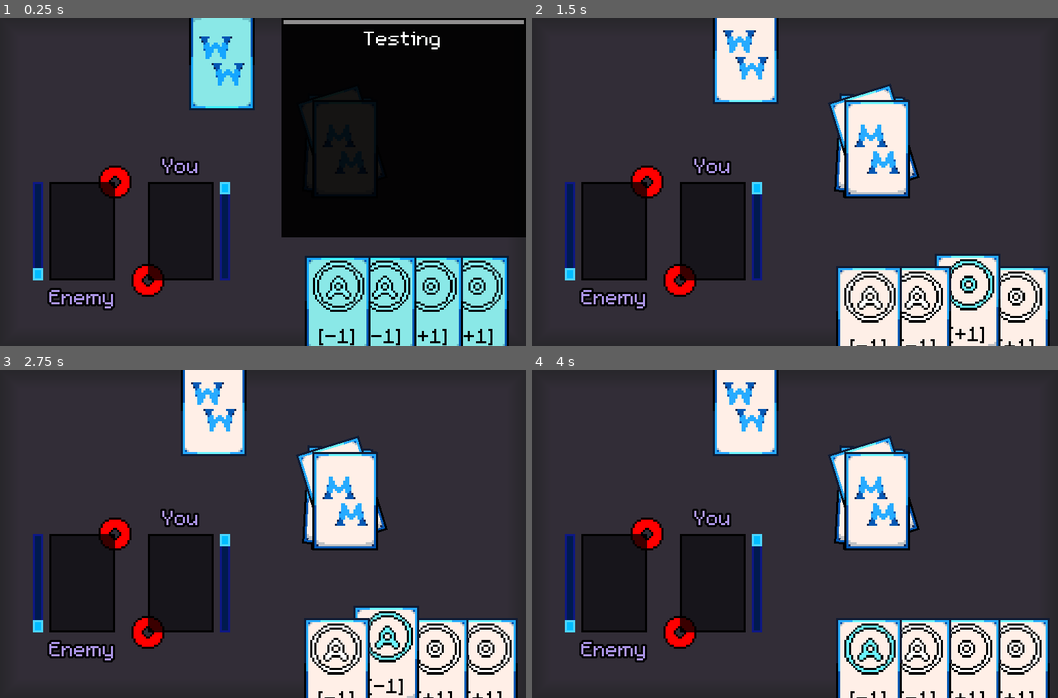
Above: before the commit, frames 1-4 (two rows, left to right).
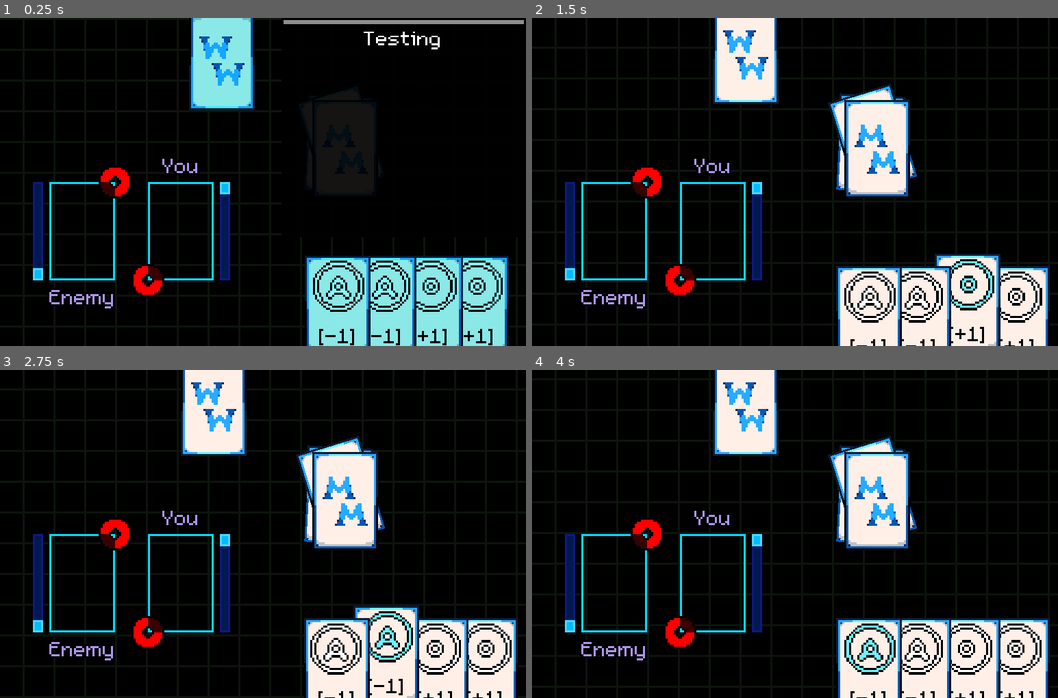
Above: after the commit, the same moments.

Repository: U23RN6M3/Magicae-Manus
Game: Godot game, scene res://Main/Arena.tscn
Two runs of this game, one before a commit and one after it. Both use one fixed random seed, a clock stepped at 60 frames per second and the inputs below. This scene is started directly instead of the project's main scene.
Inputs (mouse positions are in pixels of both pictures, inside the frame that each line leads up to):
- Up to frame 1 (0.25 s): no input
- Up to frame 2 (1.5 s): tap Enter (ui_accept) at 0.5, 0.77, 1.25 s; move the mouse to (1015, 316) at 0.52 s; click (1015, 316) at 0.67 s; move the mouse to (968, 316) at 1.27 s; click (968, 316) at 1.42 s
- Up to frame 3 (2.75 s): tap Enter (ui_accept) at 1.52 s; move the mouse to (383, 668) at 2.02 s; click (383, 668) at 2.17 s
- Up to frame 4 (4 s): move the mouse to (868, 668) at 2.77 s; click (868, 668) at 2.92 s; tap Enter (ui_accept) at 3.02, 3.77 s; move the mouse to (747, 406) at 3.52 s; click (747, 406) at 3.67 s

The runs differ from the first frame. In frame 1, 51% of the frame differs, in the area x 0-100%, y 0-100%; in frame 2, 78%; in frame 3, 78%; in frame 4, 78%.

Commit message:
Made the arena look more epicc

Diff:
--- a/Main/Arena.gd
+++ b/Main/Arena.gd
@@ -61,12 +61,17 @@
 var state = TALKING
 var turns: int = 0
 
+var shake_x = -128
+
 var enemy_selected_card = null
 
 var player_recently_played_card = null
 var enemy_recently_played_card = null
 
 func _ready():
+	$UISpace/BackGround/GreenMaskTween.interpolate_property($UISpace/BackGround/GreenMask, "rect_position", Vector2(-64, 0), Vector2(-64, -128), 10, Tween.TRANS_QUART, Tween.EASE_IN_OUT)
+	$UISpace/BackGround/GreenMaskTween.start()
+
 	draw_card("player", true)
 	draw_card("enemy", true)
 
@@ -379,6 +384,7 @@
 	winner_prompt.show()
 	winner_prompt2d.get_child(1).start()
 	screen_shake.start()
+	$BattleMusic.stop()
 	change_state(FINISHED)
 	if winner == "player":
 		winner_prompt.get_child(0).text = "win"
@@ -406,3 +412,14 @@
 					if enemy_selected_card != null:
 						turns += 1
 						next_turn()
+
+
+func _on_GreenMaskTween_tween_all_completed():
+	if shake_x == -128:
+		$UISpace/BackGround/GreenMaskTween.interpolate_property($UISpace/BackGround/GreenMask, "rect_position", $UISpace/BackGround/GreenMask.rect_position, Vector2(0, $UISpace/BackGround/GreenMask.rect_position.y), 10, Tween.TRANS_QUART, Tween.EASE_IN_OUT)
+		$UISpace/BackGround/GreenMaskTween.start()
+		shake_x = 0
+	elif shake_x == 0:
+		$UISpace/BackGround/GreenMaskTween.interpolate_property($UISpace/BackGround/GreenMask, "rect_position", $UISpace/BackGround/GreenMask.rect_position, Vector2(-128, $UISpace/BackGround/GreenMask.rect_position.y), 10, Tween.TRANS_QUART, Tween.EASE_IN_OUT)
+		$UISpace/BackGround/GreenMaskTween.start()
+		shake_x = -128
--- a/Main/Arena.tscn
+++ b/Main/Arena.tscn
@@ -11,23 +11,18 @@
 [ext_resource path="res://SFX/Damaged2SFX.wav" type="AudioStream" id=9]
 [ext_resource path="res://SFX/Defeat.wav" type="AudioStream" id=10]
 [ext_resource path="res://SFX/Win.wav" type="AudioStream" id=11]
-
-[sub_resource type="StyleBoxFlat" id=1]
-bg_color = Color( 0.2, 0.180392, 0.219608, 1 )
-border_width_left = 10
-border_width_top = 10
-border_width_right = 10
-border_width_bottom = 10
-border_color = Color( 0.156863, 0.152941, 0.168627, 1 )
-border_blend = true
+[ext_resource path="res://UI/BattleBG.png" type="Texture" id=12]
+[ext_resource path="res://SFX/Abra.mp3" type="AudioStream" id=13]
+
+[sub_resource type="StyleBoxEmpty" id=9]
 
 [sub_resource type="StyleBoxFlat" id=5]
-bg_color = Color( 0.0941176, 0.0862745, 0.109804, 1 )
+bg_color = Color( 0.0941176, 0.0862745, 0.109804, 0 )
 border_width_left = 1
 border_width_top = 1
 border_width_right = 1
 border_width_bottom = 1
-border_color = Color( 0, 0, 0, 1 )
+border_color = Color( 0, 0.866667, 1, 1 )
 
 [sub_resource type="DynamicFont" id=2]
 outline_size = 1
@@ -50,14 +45,15 @@
 border_color = Color( 0.0588235, 0.0980392, 0.52549, 1 )
 
 [sub_resource type="StyleBoxFlat" id=6]
-bg_color = Color( 0.0941176, 0.0862745, 0.109804, 1 )
+bg_color = Color( 0.0941176, 0.0862745, 0.109804, 0 )
 border_width_left = 1
 border_width_top = 1
 border_width_right = 1
 border_width_bottom = 1
-border_color = Color( 0, 0, 0, 1 )
+border_color = Color( 0, 0.866667, 1, 1 )
 
 [sub_resource type="DynamicFont" id=8]
+size = 32
 font_data = ExtResource( 1 )
 
 [sub_resource type="RectangleShape2D" id=7]
@@ -78,7 +74,7 @@
 anchor_right = 1.0
 anchor_bottom = 1.0
 mouse_filter = 2
-custom_styles/panel = SubResource( 1 )
+custom_styles/panel = SubResource( 9 )
 __meta__ = {
 "_edit_use_anchors_": false
 }
@@ -213,9 +209,9 @@
 "_edit_use_anchors_": false
 }
 
-[node name="CanvasLayer" type="ParallaxBackground" parent="UISpace"]
-
-[node name="BG" type="ColorRect" parent="UISpace/CanvasLayer"]
+[node name="BackGround" type="ParallaxBackground" parent="UISpace"]
+
+[node name="BG" type="ColorRect" parent="UISpace/BackGround"]
 anchor_right = 1.0
 anchor_bottom = 1.0
 margin_left = -16.0
@@ -228,6 +224,23 @@
 "_edit_use_anchors_": false
 }
 
+[node name="GreenMask" type="TextureRect" parent="UISpace/BackGround"]
+modulate = Color( 1, 1, 1, 0.0823529 )
+anchor_right = 1.0
+anchor_bottom = 1.0
+margin_top = -64.0
+margin_right = 128.0
+margin_bottom = 72.0
+mouse_filter = 2
+texture = ExtResource( 12 )
+expand = true
+stretch_mode = 2
+__meta__ = {
+"_edit_use_anchors_": false
+}
+
+[node name="GreenMaskTween" type="Tween" parent="UISpace/BackGround"]
+
 [node name="WinnerPrompt2D" type="Sprite" parent="UISpace"]
 position = Vector2( 0, 72 )
 z_index = 4096
@@ -245,9 +258,9 @@
 anchor_right = 1.0
 anchor_bottom = 0.5
 margin_left = -16.0
-margin_top = -8.0
+margin_top = -16.0
 margin_right = 16.0
-margin_bottom = 8.0
+margin_bottom = 16.0
 color = Color( 0, 0, 0, 0.796078 )
 __meta__ = {
 "_edit_use_anchors_": false
@@ -258,10 +271,10 @@
 anchor_top = 0.5
 anchor_right = 0.5
 anchor_bottom = 0.5
-margin_left = -20.0
-margin_top = -7.0
-margin_right = 20.0
-margin_bottom = 7.0
+margin_left = -30.0
+margin_top = -13.0
+margin_right = 30.0
+margin_bottom = 13.0
 custom_fonts/font = SubResource( 8 )
 text = "-----"
 align = 1
@@ -343,4 +356,9 @@
 
 [node name="ScreenShake" parent="Camera" instance=ExtResource( 5 )]
 
+[node name="BattleMusic" type="AudioStreamPlayer" parent="."]
+stream = ExtResource( 13 )
+autoplay = true
+
+[connection signal="tween_all_completed" from="UISpace/BackGround/GreenMaskTween" to="." method="_on_GreenMaskTween_tween_all_completed"]
 [connection signal="input_event" from="2DSpace/CardPlayArea" to="." method="_on_CardPlayArea_input_event"]
Not shown: 1 places in Main/Arena.tscn that only renumber resources
Not shown, added: SFX/Abra.mp3.import
Binary file added: UI/BattleBG.png
Not shown, added: UI/BattleBG.png.import
Not shown, added: SFX/Abra.mp3
